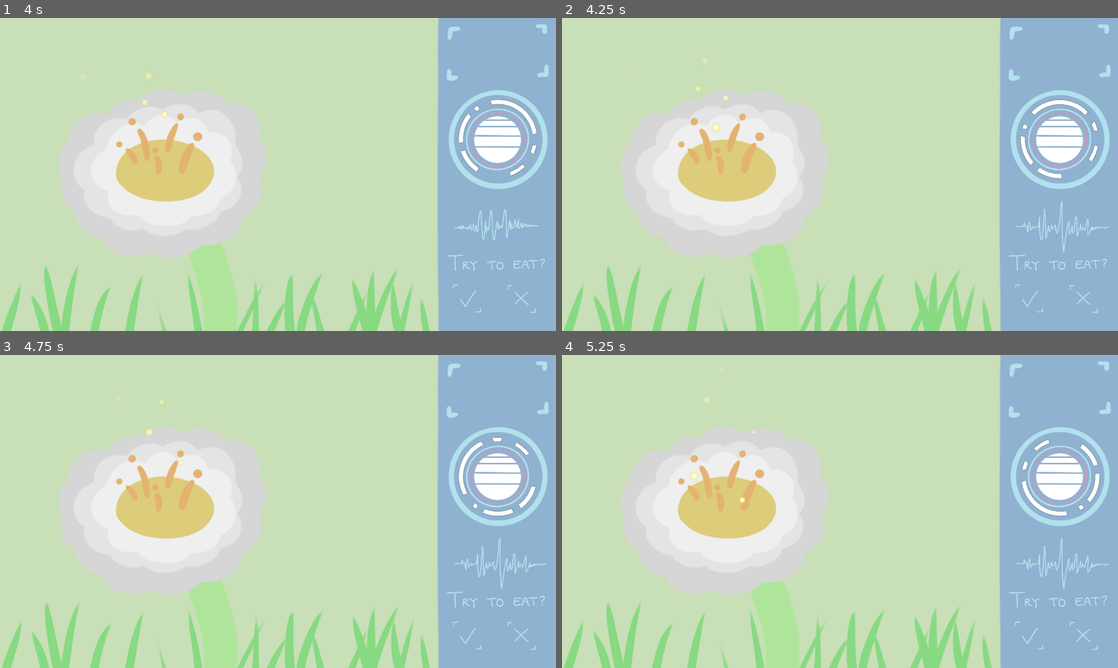
Above: before the commit, frames 1-4 (two rows, left to right).
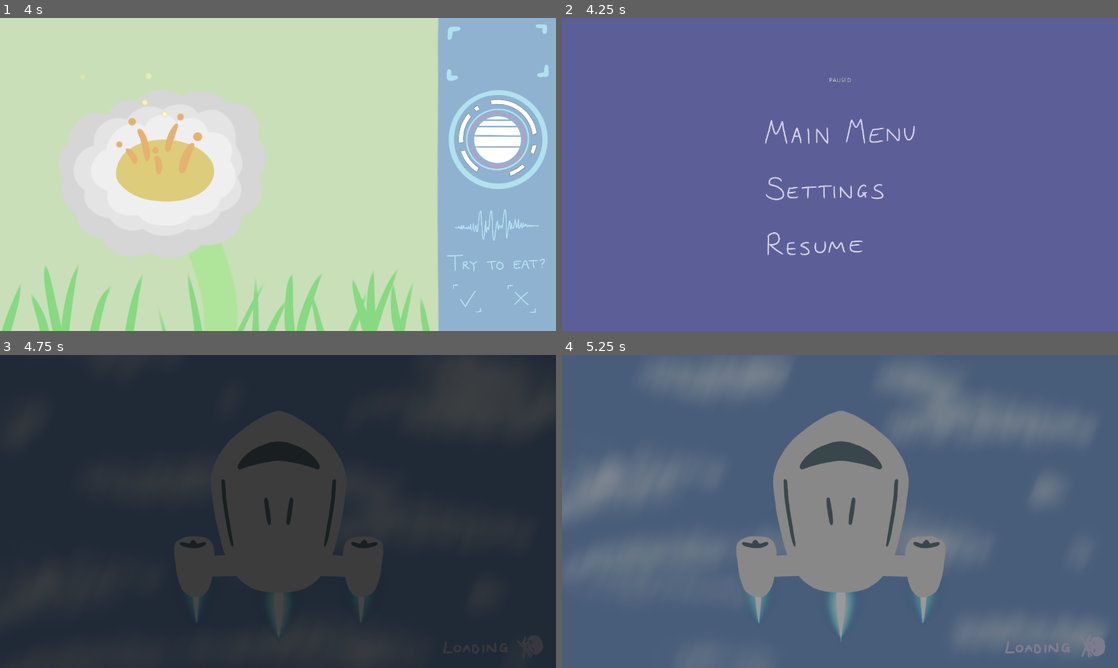
Above: after the commit, the same moments.

Repository: Niimphu/FiresideGameJam2023
Game: Godot game, scene res://Level/LevelControl.tscn
Two runs of this game, one before a commit and one after it. Both use one fixed random seed, a clock stepped at 60 frames per second and the inputs below. This scene is started directly instead of the project's main scene.
Inputs (mouse positions are in pixels of both pictures, inside the frame that each line leads up to):
- Up to frame 1 (4 s): hold Right (ui_right) 0.53-1.28 s; hold Left (ui_left) 1.28-2.03 s; hold Right (ui_right) 2.03-2.78 s; hold Up (ui_up) 2.78-3.53 s; hold Left (ui_left) from 3.53 s (still down)
- Up to frame 2 (4.25 s): keep holding Left (ui_left); tap Escape (pause_game, bound only after the commit) at 4.15 s
- Up to frame 3 (4.75 s): release Left (ui_left) at 4.25 s; click (278, 467) at 4.27 s
- Up to frame 4 (5.25 s): hold Left (ui_left) from 5.03 s (still down)

Frame 1 is identical in both runs. In frame 2, 100% of the frame differs, in the area x 0-100%, y 0-100%; in frame 3, 100%; in frame 4, 100%.

Commit message:
Added basic version of the Pause Menu
All buttons function and the pause_game input can be used to leave the settings menu and then leave the pause menu. I had to make a slight change to the Load.gd script because it was not setting the get_tree().current_scene to the new scene instance and it was returning null after the first scene transition. I also removed the deffered call to add_child and just called add_child instead because it was not playing nice with setting get_tree().current_scene.

We need a PAUSED icon to replace the small label.

Thanks =)

Diff:
--- a/Autoloads/SoundControl.gd
+++ b/Autoloads/SoundControl.gd
@@ -5,7 +5,7 @@
 var track_1 = load("res://Sounds/Music/Track 1.mp3")
 
 func _ready():
-	pass
+	pause_mode = PAUSE_MODE_PROCESS
 
 func play_music():
 	music_player.stream = track_1
--- a/Level/LevelControl.tscn
+++ b/Level/LevelControl.tscn
@@ -10,6 +10,7 @@
 [ext_resource path="res://Level/Sprites/NewSound2.PNG" type="Texture" id=8]
 [ext_resource path="res://Level/Sprites/NewSound3.PNG" type="Texture" id=9]
 [ext_resource path="res://Level/Sprites/NewSound4.PNG" type="Texture" id=10]
+[ext_resource path="res://Menus/Pause/PauseMenu.tscn" type="PackedScene" id=11]
 [ext_resource path="res://Level/Buttons.tscn" type="PackedScene" id=12]
 [ext_resource path="res://Menus/Fader.tscn" type="PackedScene" id=13]
 [ext_resource path="res://Level/Sprites/NewHealth1.PNG" type="Texture" id=14]
@@ -152,6 +153,8 @@
 "_edit_lock_": true
 }
 
+[node name="PauseMenu" parent="." instance=ExtResource( 11 )]
+
 [connection signal="danger" from="HUD/ButtonControl" to="." method="_on_ButtonControl_danger"]
 [connection signal="safe" from="HUD/ButtonControl" to="." method="_on_ButtonControl_safe"]
 [connection signal="timeout" from="LevelChangeDelay" to="." method="_on_LevelChangeDelay_timeout"]
--- a/Menus/Loading/Load.gd
+++ b/Menus/Loading/Load.gd
@@ -23,7 +23,8 @@
 		print("loader failge")
 		return
 
-	current_scene.queue_free()
+	if is_instance_valid(current_scene):
+		current_scene.queue_free()
 
 	yield(get_tree().create_timer(2), "timeout") #delay
 
@@ -41,7 +42,8 @@
 			yield(get_tree().create_timer(3), "timeout") #delay
 
 			var scene = loader.get_resource().instance()
-			get_tree().get_root().call_deferred("add_child", scene)
+			get_tree().get_root().add_child(scene)
+			get_tree().current_scene = scene # You have to set this variable manually for this to work.
 			load_scene_instance.queue_free()
 			return
 
--- a/Menus/Pause/PauseMenu.gd
+++ b/Menus/Pause/PauseMenu.gd
@@ -1,20 +1,39 @@
-extends Control
+extends CanvasLayer
 
+var settings_menu: Control
 
-# Declare member variables here. Examples:
-# var a = 2
-# var b = "text"
+func _ready():
+	# To allow this node to still process and unpause the game while it is paused
+	pause_mode = PAUSE_MODE_PROCESS
 
+	visible = false
 
-# Called when the node enters the scene tree for the first time.
-func _ready():
-	pass # Replace with function body.
+	settings_menu = get_node_or_null("SettingsMenu")
+	assert(settings_menu != null, "[Error][PauseMenu] Attempted to get the SettingsMenu node but it was not found.")
+	settings_menu.visible = false
 
+func _process(_delta):
+	if Input.is_action_just_pressed("pause_game"):
+		if settings_menu.visible and get_tree().paused:
+			settings_menu.visible = false
+			return
+		else:
+			# This prevents a rare glitch that can occur if a player hits
+			# the settings but and the unpause button at the same time.
+			settings_menu.visible = false
 
-# Called every frame. 'delta' is the elapsed time since the previous frame.
-#func _process(delta):
-#	pass
+		var paused: bool = not get_tree().paused
+		get_tree().paused = paused
+		visible = paused
 
+func _on_Button_Menu_pressed():
+	Load.change_scene(get_tree().current_scene, "res://Menus/MainMenu.tscn")
+	get_tree().paused = false
+	visible = false
 
-func _on_Resume_pressed():
+func _on_Button_Settings_pressed():
+	settings_menu.visible = true
+
+func _on_Button_Resume_pressed():
+	get_tree().paused = false
 	visible = false
--- a/Menus/Pause/PauseMenu.tscn
+++ b/Menus/Pause/PauseMenu.tscn
@@ -1,47 +1,81 @@
-[gd_scene load_steps=2 format=2]
+[gd_scene load_steps=8 format=2]
 
 [ext_resource path="res://Menus/Pause/PauseMenu.gd" type="Script" id=1]
+[ext_resource path="res://Menus/Pause/Textures/MainMenu.PNG" type="Texture" id=2]
+[ext_resource path="res://Menus/Pause/Textures/Resume.PNG" type="Texture" id=3]
+[ext_resource path="res://Menus/Pause/Textures/Settings.PNG" type="Texture" id=4]
+[ext_resource path="res://Menus/ButtonTheme.tres" type="Theme" id=5]
+[ext_resource path="res://Menus/SettingsMenu.tscn" type="PackedScene" id=6]
 
-[node name="PauseMenu" type="Control"]
+[sub_resource type="StyleBoxFlat" id=1]
+
+[node name="PauseMenu" type="CanvasLayer"]
+script = ExtResource( 1 )
+
+[node name="ColorRect" type="ColorRect" parent="."]
 anchor_right = 1.0
 anchor_bottom = 1.0
-script = ExtResource( 1 )
+color = Color( 0.360784, 0.372549, 0.592157, 1 )
 
-[node name="Panel" type="Panel" parent="."]
-anchor_right = 1.0
-anchor_bottom = 1.0
+[node name="VBoxContainer" type="VBoxContainer" parent="."]
+anchor_left = 0.5
+anchor_top = 0.5
+anchor_right = 0.5
+anchor_bottom = 0.5
+margin_left = -191.5
+margin_top = -223.0
+margin_right = 191.5
+margin_bottom = 223.0
+theme = ExtResource( 5 )
 
-[node name="Menu" type="Button" parent="Panel"]
-anchor_left = 0.391
-anchor_top = 0.797
-anchor_right = 0.562
-anchor_bottom = 0.894
-margin_left = -0.480042
-margin_top = 0.159973
-margin_right = 0.639954
-margin_bottom = 0.319946
-text = "Menu"
+[node name="Label_Paused" type="Label" parent="VBoxContainer"]
+margin_right = 383.0
+margin_bottom = 14.0
+text = "PAUSED"
+align = 1
 
-[node name="Settings" type="Button" parent="Panel"]
-anchor_left = 0.391
-anchor_top = 0.642
-anchor_right = 0.562
-anchor_bottom = 0.739
-margin_left = -0.480042
-margin_top = -0.240021
-margin_right = 0.639954
-margin_bottom = -0.0800171
-text = "Settings"
+[node name="HSeparator_50px" type="HSeparator" parent="VBoxContainer"]
+margin_top = 18.0
+margin_right = 383.0
+margin_bottom = 68.0
+custom_constants/separation = 50
+custom_styles/separator = SubResource( 1 )
 
-[node name="Resume" type="Button" parent="Panel"]
-anchor_left = 0.391
-anchor_top = 0.492
-anchor_right = 0.562
-anchor_bottom = 0.589
-margin_left = -0.480042
-margin_top = -0.240021
-margin_right = 0.639954
-margin_bottom = -0.0800476
-text = "Resume"
+[node name="Button_Menu" type="Button" parent="VBoxContainer"]
+margin_top = 72.0
+margin_right = 383.0
+margin_bottom = 172.0
+icon = ExtResource( 2 )
 
-[connection signal="pressed" from="Panel/Resume" to="." method="_on_Resume_pressed"]
+[node name="HSeparator_20px_1" type="HSeparator" parent="VBoxContainer"]
+margin_top = 176.0
+margin_right = 383.0
+margin_bottom = 196.0
+custom_constants/separation = 20
+custom_styles/separator = SubResource( 1 )
+
+[node name="Button_Settings" type="Button" parent="VBoxContainer"]
+margin_top = 200.0
+margin_right = 383.0
+margin_bottom = 300.0
+icon = ExtResource( 4 )
+
+[node name="HSeparator_20px_2" type="HSeparator" parent="VBoxContainer"]
+margin_top = 304.0
+margin_right = 383.0
+margin_bottom = 324.0
+custom_constants/separation = 20
+custom_styles/separator = SubResource( 1 )
+
+[node name="Button_Resume" type="Button" parent="VBoxContainer"]
+margin_top = 328.0
+margin_right = 383.0
+margin_bottom = 428.0
+icon = ExtResource( 3 )
+
+[node name="SettingsMenu" parent="." instance=ExtResource( 6 )]
+visible = false
+
+[connection signal="pressed" from="VBoxContainer/Button_Menu" to="." method="_on_Button_Menu_pressed"]
+[connection signal="pressed" from="VBoxContainer/Button_Settings" to="." method="_on_Button_Settings_pressed"]
+[connection signal="pressed" from="VBoxContainer/Button_Resume" to="." method="_on_Button_Resume_pressed"]
--- a/project.godot
+++ b/project.godot
@@ -30,6 +30,14 @@
 
 common/drop_mouse_on_gui_input_disabled=true
 
+[input]
+
+pause_game={
+"deadzone": 0.5,
+"events": [ Object(InputEventKey,"resource_local_to_scene":false,"resource_name":"","device":0,"alt":false,"shift":false,"control":false,"meta":false,"command":false,"pressed":false,"scancode":0,"physical_scancode":16777217,"unicode":0,"echo":false,"script":null)
+ ]
+}
+
 [physics]
 
 common/enable_pause_aware_picking=true
Not shown: 1 places in Level/LevelControl.tscn that only renumber resources
Not shown, added: Menus/Pause/Textures/MainMenu.PNG.import
Not shown, added: Menus/Pause/Textures/Resume.PNG.import
Not shown, added: Menus/Pause/Textures/Settings.PNG.import
